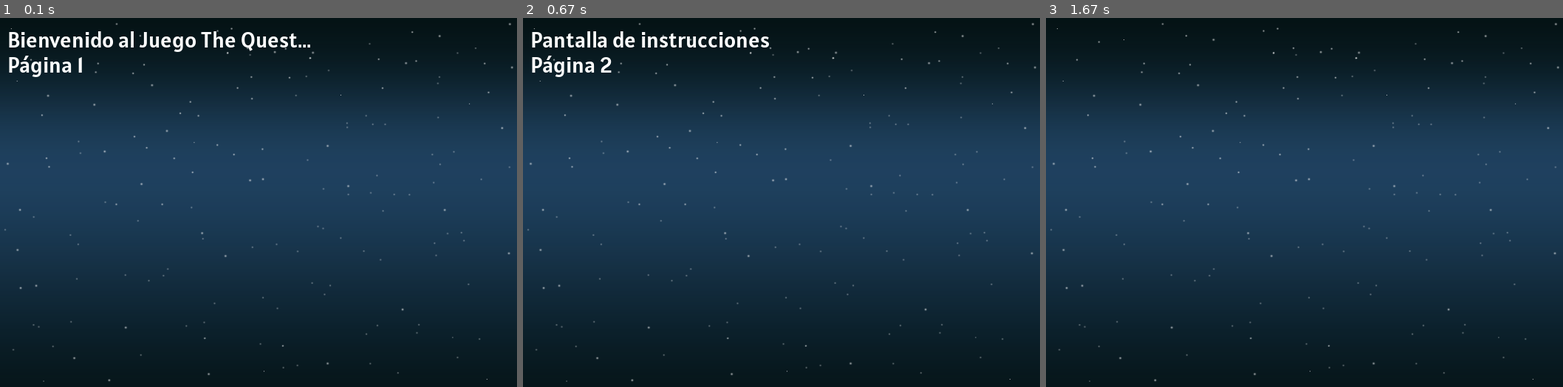
Above: before the commit, frames 1-3 (left to right).
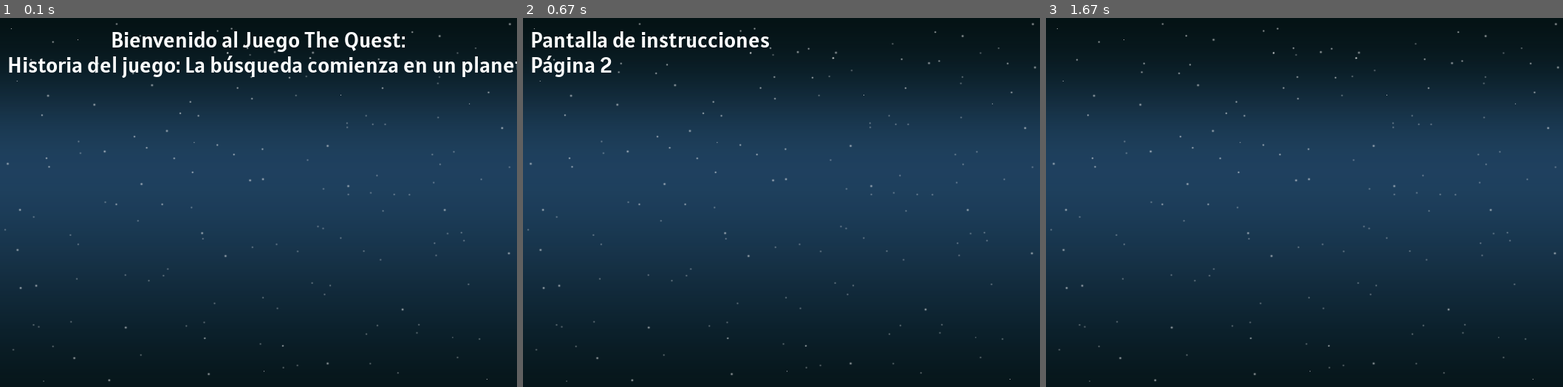
Above: after the commit, the same moments.

Repository: anbreaker/theQuestGamePyGame
Game: pygame game, started from screen.py
Two runs of this game, one before a commit and one after it. Both use one fixed random seed, a clock stepped at 60 frames per second and the inputs below.
Inputs (mouse positions are in pixels of both pictures, inside the frame that each line leads up to):
- Up to frame 1 (0.1 s): no input
- Up to frame 2 (0.67 s): click (781, 202) at 0.38 s
- Up to frame 3 (1.67 s): click (1309, 228) at 0.72 s

The runs differ from the first frame. In frame 1, 3.5% of the frame differs, in the area x 1-100%, y 3-17%; in frame 2, nothing differs; in frame 3, nothing differs.

Commit message:
calculo del centrado de texto

Diff:
--- a/screen.py
+++ b/screen.py
@@ -10,6 +10,7 @@
 
 # Fotogramas por segundo
 FPS = 60
+
 
 def main():
     # Inicialización de la superficie de dibujo (display surface)
@@ -57,16 +58,25 @@
             # De esta forma sería más fácil y flexible.
 
             # Texto por lineas y posicion en pantalla
-            linea_texto1 = fuente.render("Bienvenido al Juego The Quest...", True, BLANCO)
-            pantalla.blit(linea_texto1, [10, 10])
+            linea_texto1 = fuente.render(
+                "Bienvenido al Juego The Quest:", True, BLANCO)
+            # Para centrar el texto mido su tamaño con esta funcion que devuelve w,h
+            ancho_linea_texto1 = linea_texto1.get_rect().width
+            # Calculo del posicionamiento de linea_texto1
+            posicion_centrada = (LARGO/2)-(ancho_linea_texto1/2)
+            # Presentacion del texto
+            pantalla.blit(linea_texto1, [posicion_centrada, 10])
+
 
             # Texto por lineas y posicion en pantalla
-            linea_texto2 = fuente.render("Página 1", True, BLANCO)
+            linea_texto2 = fuente.render(
+                "Historia del juego: La búsqueda comienza en un planeta tierra moribundo por el cambio climático. Partiremos a la búsqueda de un planeta compatible con la vida humana para colonizarlo.", True, BLANCO)
             pantalla.blit(linea_texto2, [10, 44])
 
         if pagina_de_instrucciones == 2:
             # Instrucciones de dibujo, página 2
-            linea_texto1 = fuente.render("Pantalla de instrucciones", True, BLANCO)
+            linea_texto1 = fuente.render(
+                "Pantalla de instrucciones", True, BLANCO)
             pantalla.blit(linea_texto1, [10, 10])
 
             # Texto por lineas y posicion en pantalla
@@ -80,17 +90,14 @@
 
     # Bucle Principal del Programa -----------
     while not salir:
-        for evento in pygame.event.get(): # El usuario hace algo
-            if evento.type == pygame.QUIT: # Si el usuario hace click en cerrar
+        for evento in pygame.event.get():  # El usuario hace algo
+            if evento.type == pygame.QUIT:  # Si el usuario hace click en cerrar
                 salir = True
         # Limpia la pantalla y establece su color de fondo
         pantalla.blit(fondo_pantalla, (0, 0))
 
-
-
     # Para salir correctamente de la aplicacion y cierre todos los procesos
     pygame.quit()
-
 
 
 if __name__ == "__main__":
